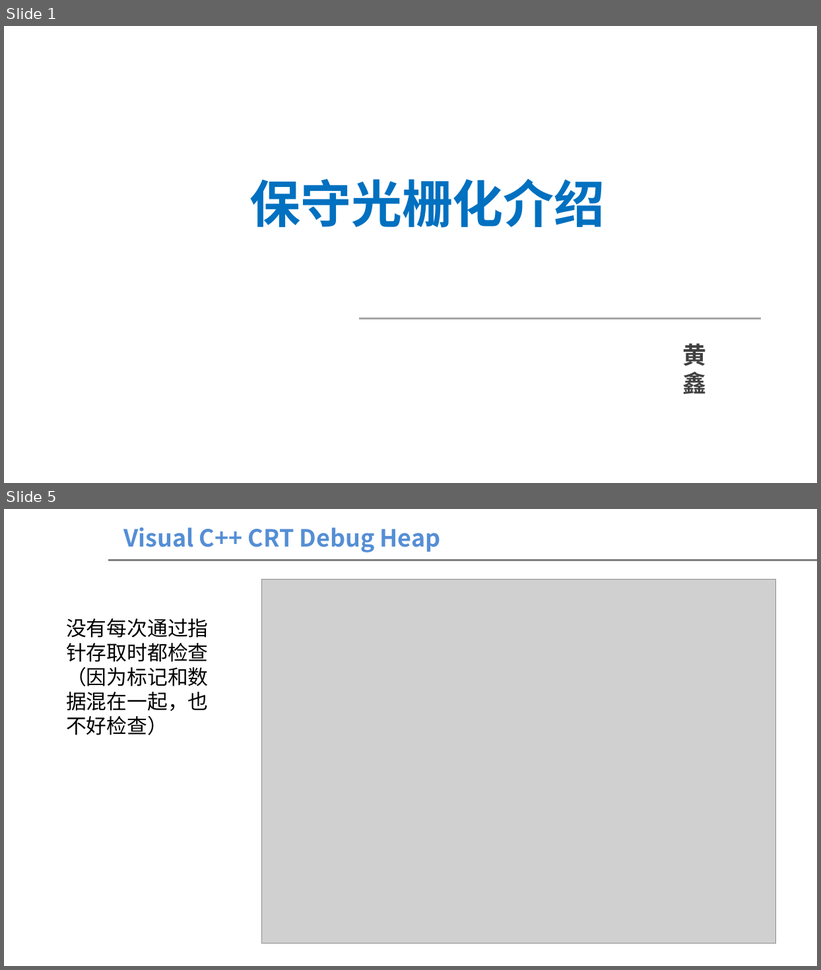
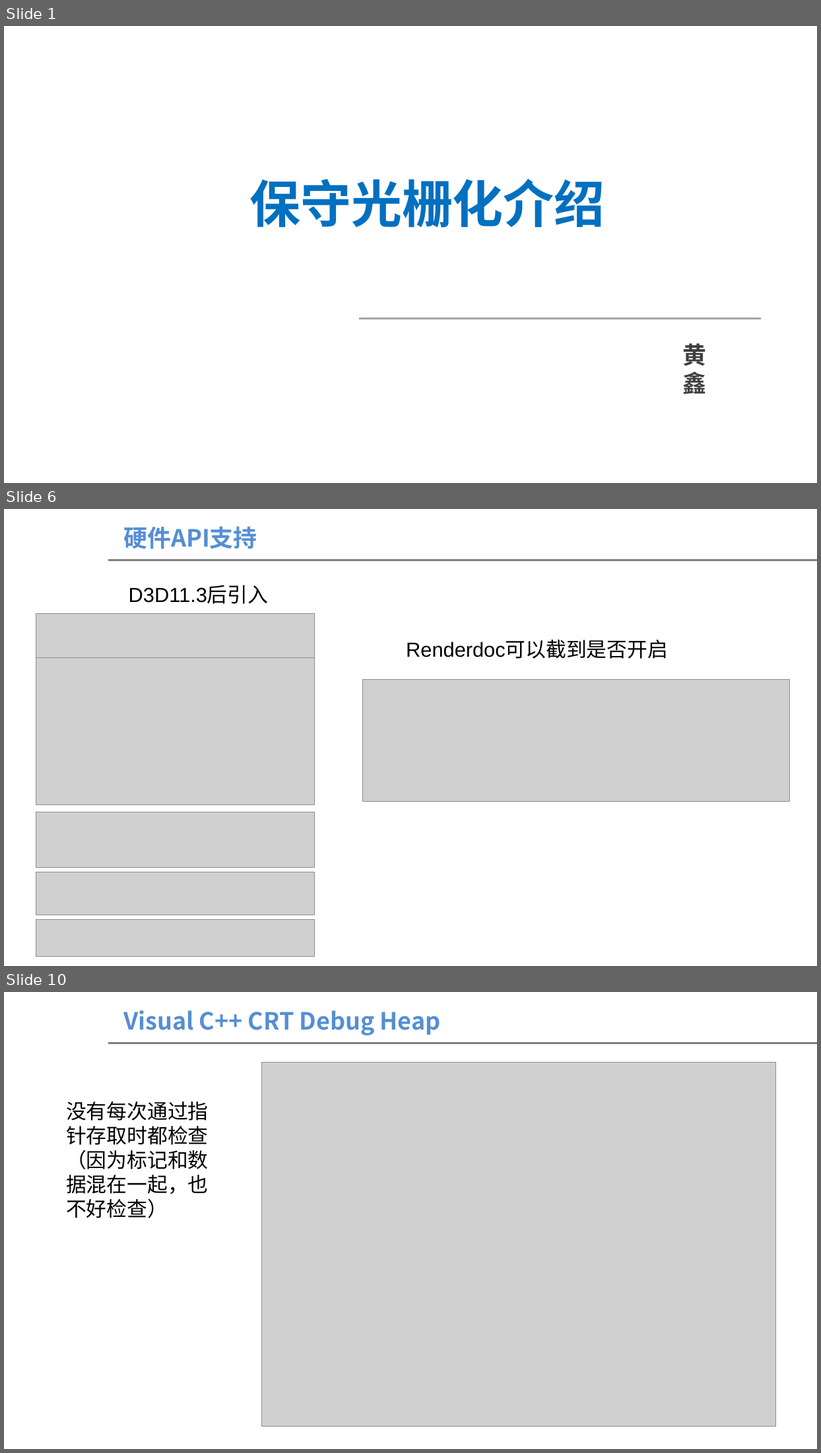
Before and after one commit to theyellowstar/202502Share, a slide deck: 保守光栅化介绍.pptx. Shown one above the other, each under a label of ours: slides 1 and 5 before the commit, slides 1, 6 and 10 after it; the slides between them are not shown. The pictures are 821x970 and 821x1453 pixels, drawn with LibreOffice and Linux fonts; fonts in the diff are those of the drawing; grey boxes stand for pictures; background and template pictures are left out. Boxes give left, top, right and bottom in pixels: in the first picture for what was removed or moved away, otherwise in the second. Text is boxed around its words. In the diff, an @@ line names an element or a change of style, - is before the commit and + after.

```diff
--- a/保守光栅化介绍.pptx
+++ b/保守光栅化介绍.pptx
@@ slide 6 added at [4, 509, 817, 966], background #FFFFFF; not listed: 1 template element that a slide beside it also shows @@
@@ text added at [123, 526, 257, 549], 28 pt, text #558ED5, bold @@
+硬件API支持
@@ text added at [129, 586, 269, 604], 24 pt, text #000000 @@
+D3D11.3后引入
@@ picture added at [36, 614, 314, 657] @@
@@ text added at [406, 640, 668, 659], 24 pt, text #000000 @@
+Renderdoc可以截到是否开启
@@ picture added at [36, 657, 314, 805] @@
@@ picture added at [362, 679, 789, 801] @@
@@ picture added at [36, 812, 315, 867] @@
@@ picture added at [36, 872, 314, 915] @@
@@ picture added at [36, 920, 314, 957] @@
@@ what was slide 5 is now slide 10 @@
```
Also in this commit, not shown: 2 slides changed, 5 other slides added, 1 slide removed.
